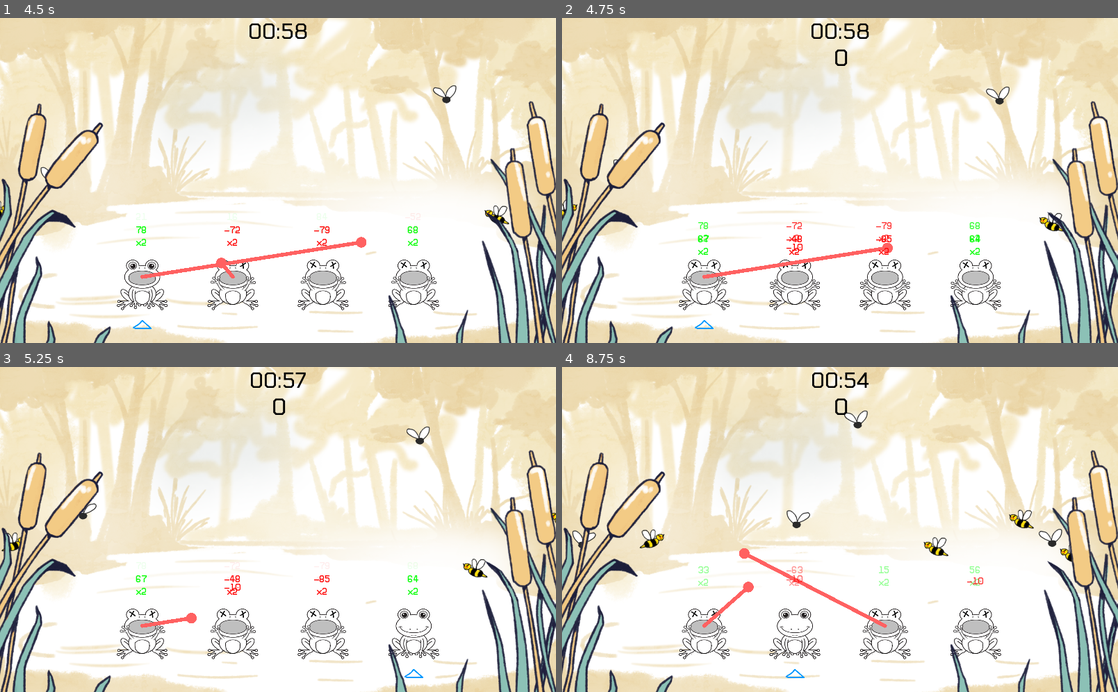
Above: before the commit, frames 1-4 (two rows, left to right).
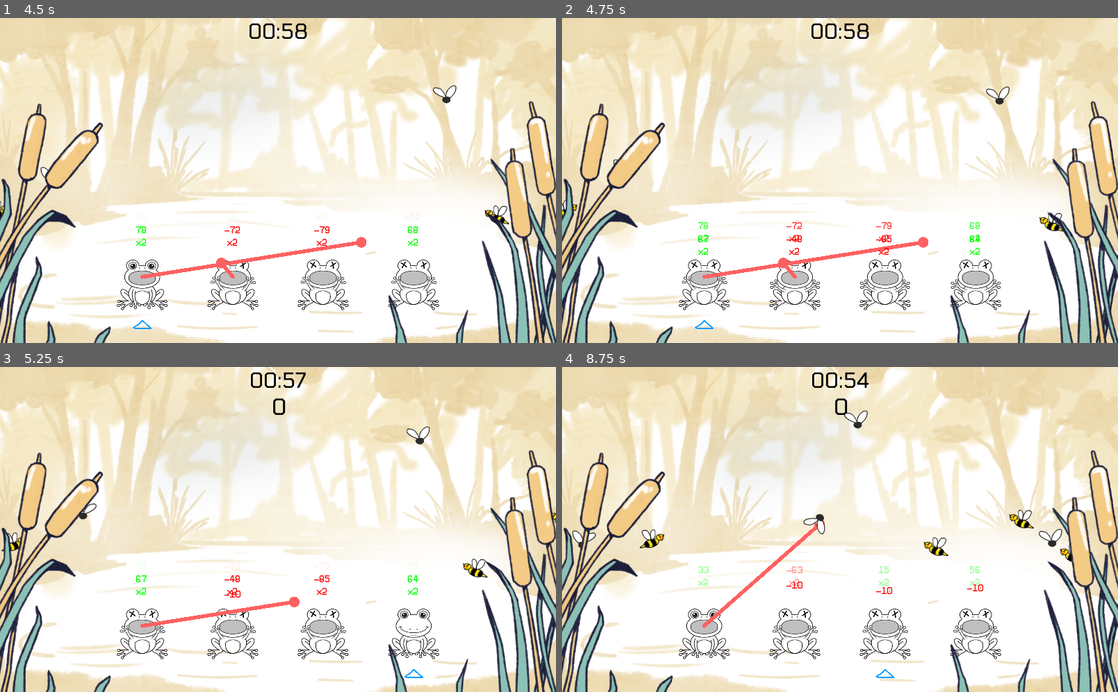
Above: after the commit, the same moments.

Repository: RichoM/time-flies
Game: Godot game, scene res://Level.tscn
The game is run twice, just before and just after one commit, with the same random seed, the same clock (stepped at 60 frames per second) and the same inputs.
Inputs (mouse positions are in pixels of both pictures, inside the frame that each line leads up to):
- Up to frame 1 (4.5 s): tap Enter (ui_accept) at 0.5, 0.77, 1.52, 3.02, 3.77 s; move the mouse to (400, 164) at 0.52 s; click (400, 164) at 0.67 s; move the mouse to (166, 196) at 1.27 s; click (166, 196) at 1.42 s; move the mouse to (333, 109) at 2.02 s; click (333, 109) at 2.17 s; move the mouse to (250, 245) at 2.77 s; click (250, 245) at 2.92 s; move the mouse to (444, 229) at 3.52 s; click (444, 229) at 3.67 s; move the mouse to (111, 131) at 4.27 s; click (111, 131) at 4.42 s
- Up to frame 2 (4.75 s): tap Enter (ui_accept) at 4.52 s
- Up to frame 3 (5.25 s): move the mouse to (305, 529) at 5.02 s; click (305, 529) at 5.17 s
- Up to frame 4 (8.75 s): move the mouse to (756, 448) at 5.77 s; click (756, 448) at 5.92 s; tap Enter (ui_accept) at 6.02, 6.77, 7.52 s; move the mouse to (962, 513) at 6.52 s; click (962, 513) at 6.67 s; move the mouse to (728, 545) at 7.27 s; click (728, 545) at 7.42 s; move the mouse to (895, 458) at 8.02 s; click (895, 458) at 8.17 s

Frame 1 is identical in both runs. In frame 2, 0.3% of the frame differs, in the area x 38-66%, y 9-81%; in frame 3, 0.3%; in frame 4, 1.5%, in the area x 21-76%, y 44-96%.

Commit message:
Increased time with the tongues stuck

Diff:
--- a/tongue.gd
+++ b/tongue.gd
@@ -81,5 +81,5 @@
 	sticky = false
 	set_state(STUCK)
 	release_bugs()
-	yield(get_tree().create_timer(0.1), "timeout")
+	yield(get_tree().create_timer(0.5), "timeout")
 	set_state(BWD)
